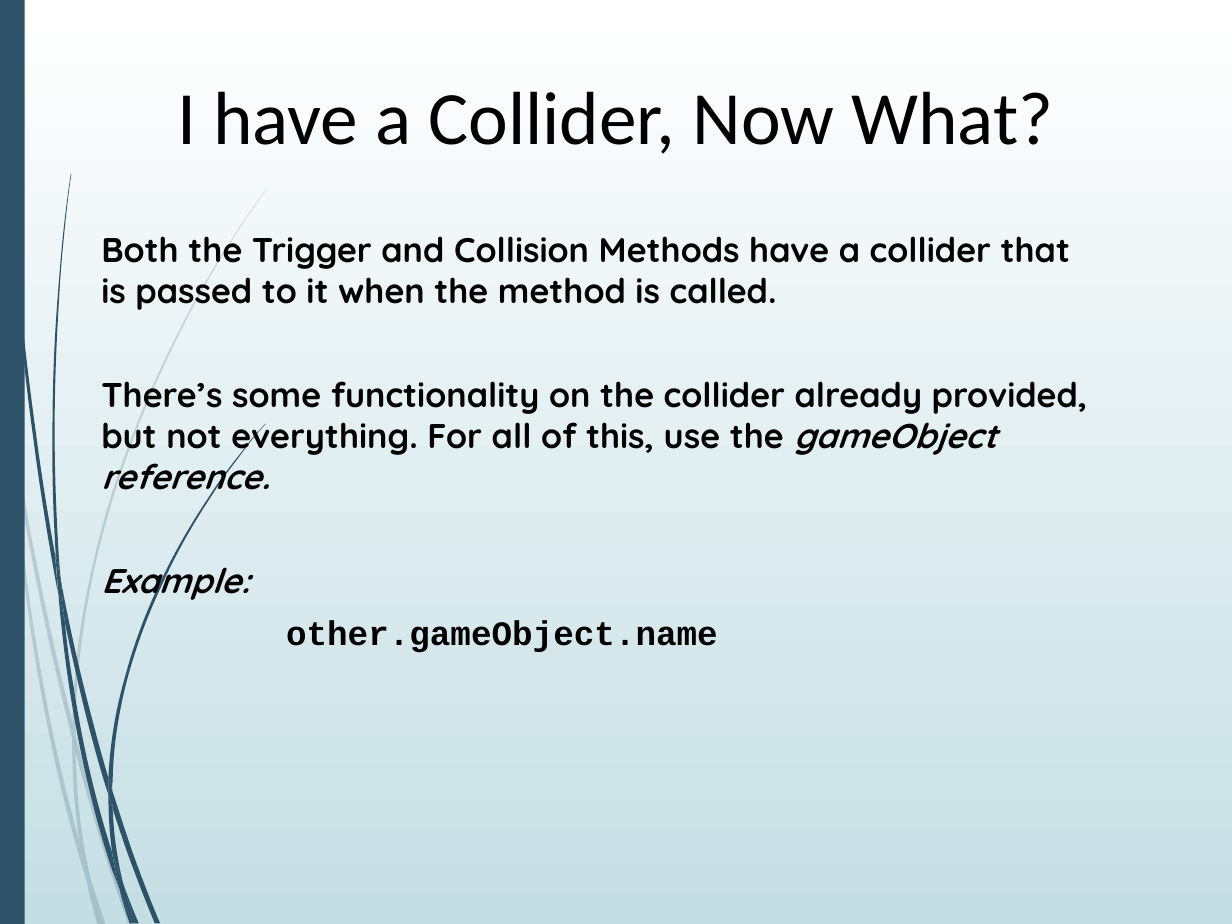
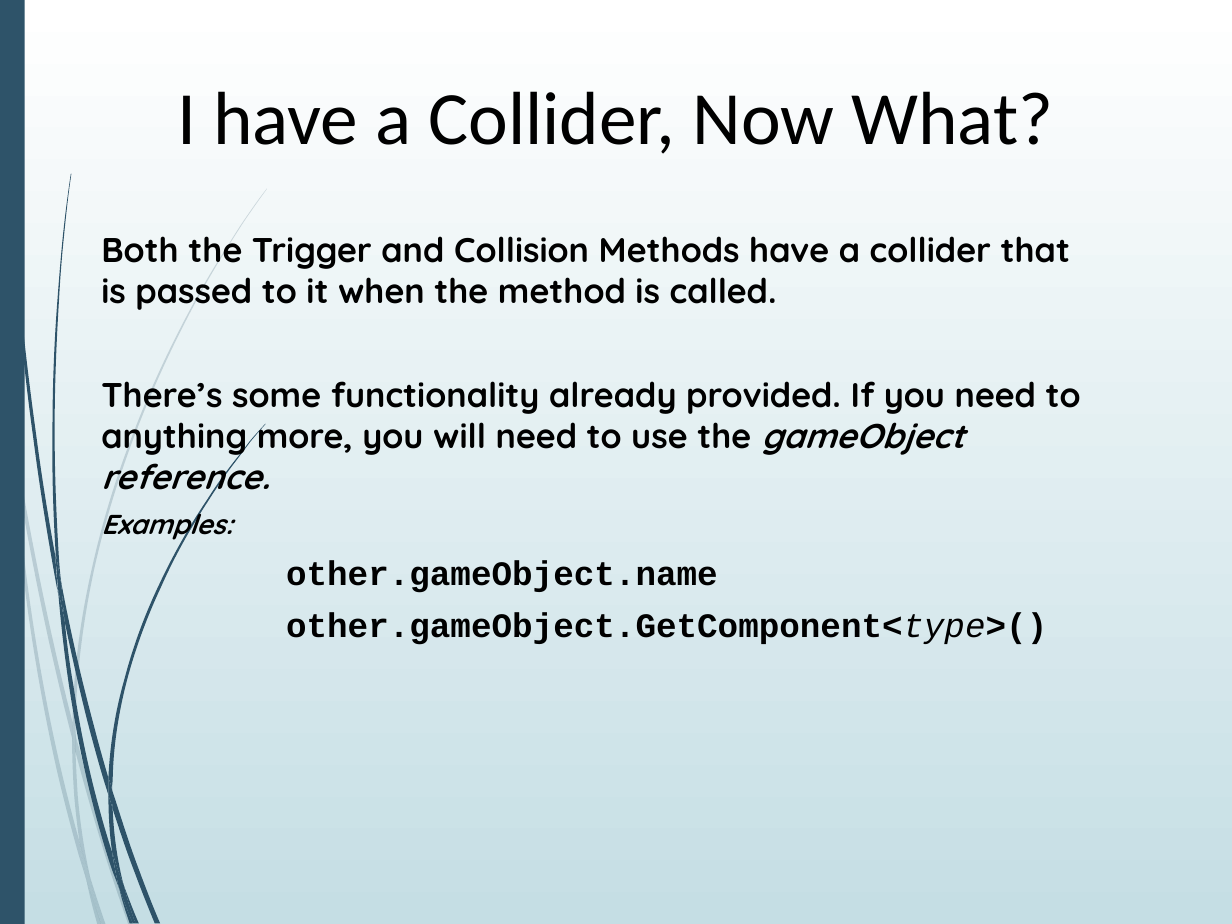
Before and after one commit to AGGP-NHTI/AGGP101c, a slide deck: slide 22 of LAB05/Lab5_Unity_Collision.pptx (slide 17 before the commit). Drawn at 1232x924 pixels with LibreOffice and Linux fonts; fonts in the diff are those of the drawing. Boxes give left, top, right and bottom in pixels: in the first picture for what was removed or moved away, otherwise in the second. Text is boxed around its words. In the diff, an @@ line names an element or a change of style, - is before the commit and + after.

```diff
--- a/LAB05/Lab5_Unity_Collision.pptx
+++ b/LAB05/Lab5_Unity_Collision.pptx
@@ text at (x1=101, y1=381, x2=1081, y2=542): text changed @@
-There’s some functionality on the collider already provided, but not everything. For all of this, use the gameObject reference.
-Example:
+There’s some functionality already provided. If you need to anything more, you will need to use the gameObject reference.
+Examples:
@@ text at (x1=286, y1=612, x2=1047, y2=645): paragraph added @@
+other.gameObject.GetComponent<type>()
```
Also in this commit, not shown: 5 slides added, 6 other files.
